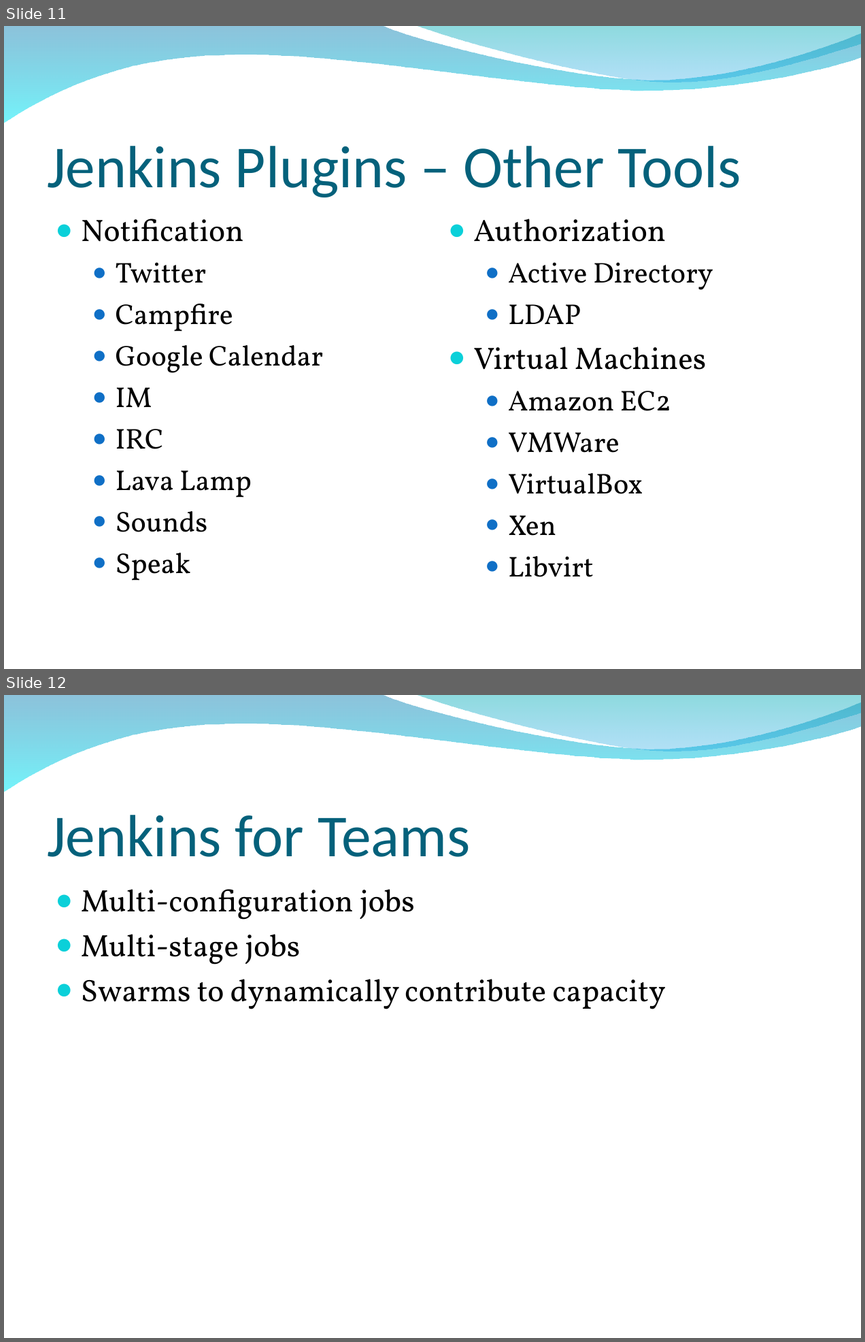
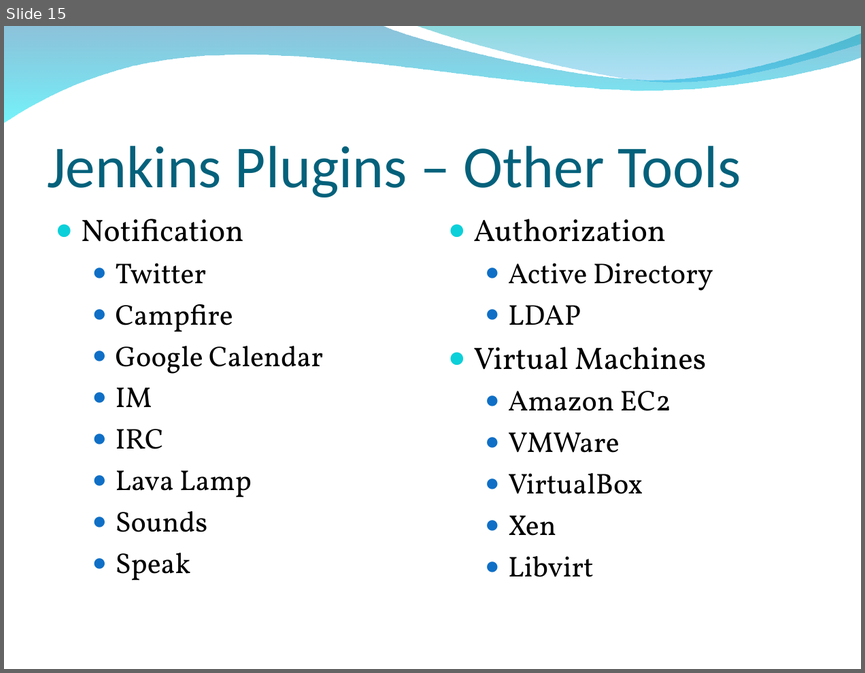
Before and after one commit to chenzhc/TestApp, a slide deck: Doc/jenkins/jenkins.ppt. Shown one above the other, each under a label of ours: slides 11 and 12 before the commit, slide 15 after it. The pictures are 865x1342 and 865x673 pixels, drawn with LibreOffice and Linux fonts; fonts in the diff are those of the drawing; background and template pictures are left out. Boxes give left, top, right and bottom in pixels: in the first picture for what was removed or moved away, otherwise in the second. Text is boxed around its words. In the diff, an @@ line names an element or a change of style, - is before the commit and + after.

```diff
--- a/Doc/jenkins/jenkins.ppt
+++ b/Doc/jenkins/jenkins.ppt
@@ slide 12 removed at bbox=[4, 695, 861, 1338], background picture (left out); not listed: 2 template elements that a slide beside it also shows @@
@@ title removed at bbox=[47, 815, 470, 857] @@
-Jenkins for Teams
@@ text removed at bbox=[81, 889, 665, 1009] @@
-● Multi-configuration jobs
-● Multi-stage jobs
-● Swarms to dynamically contribute capacity
@@ what was slide 11 is now slide 15 @@
```
Also in this commit, not shown: 1 slide changed, 11 slides added, 8 other slides removed.
